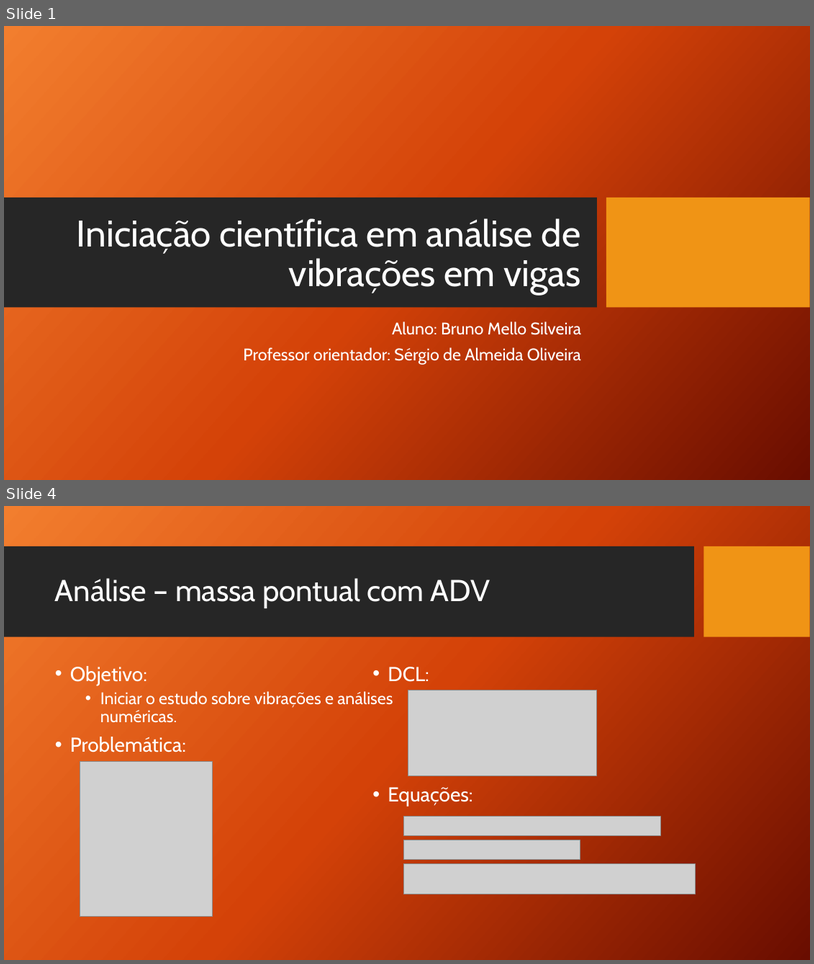
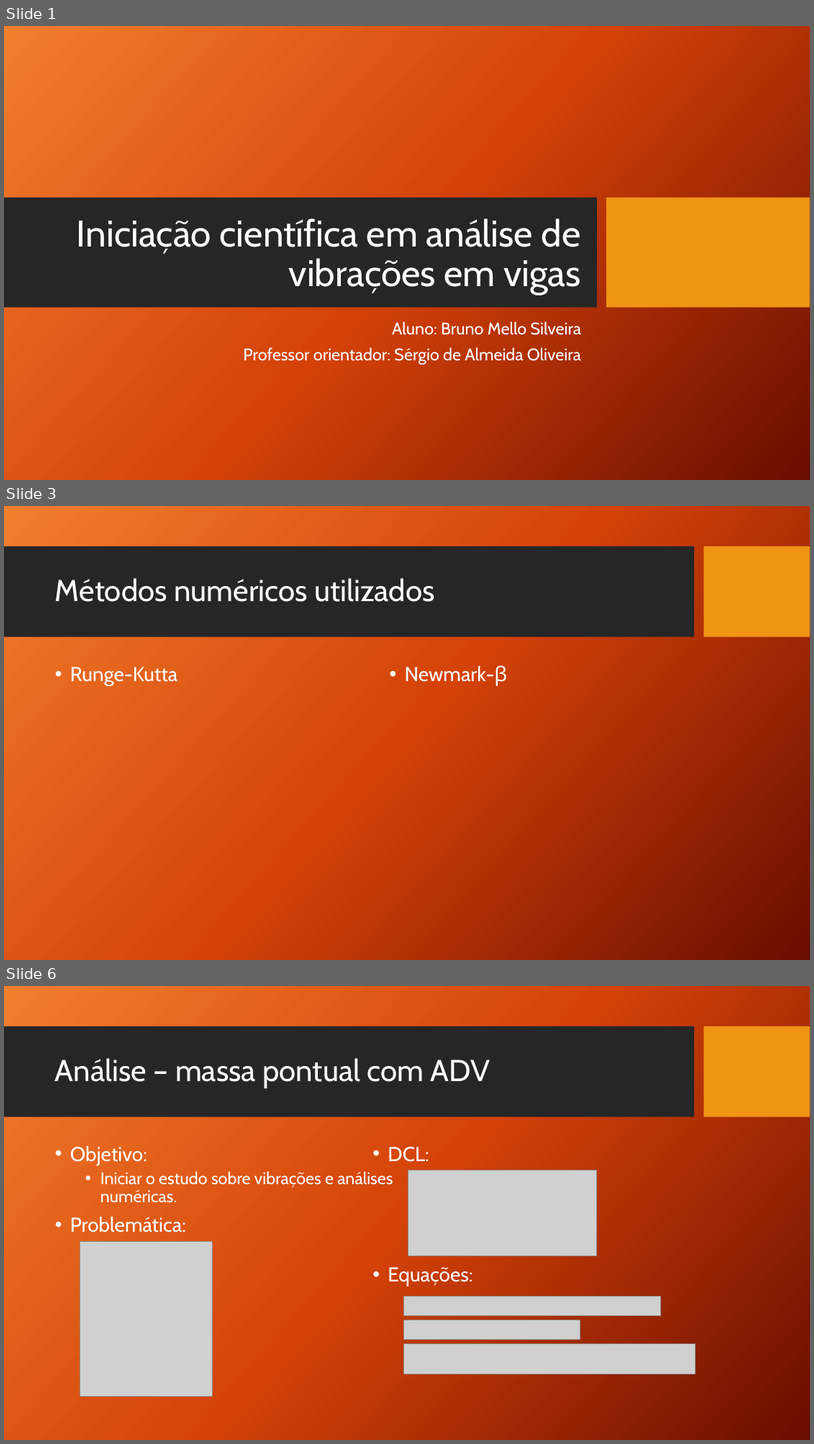
Before and after one commit to Meello/IC_Vibra-es, a slide deck: Apresentação/Iniciação científica em análise de vibrações em vigas.pptx. Shown one above the other, each under a label of ours: slides 1 and 4 before the commit, slides 1, 3 and 6 after it; the slides between them are not shown. The pictures are 814x964 and 814x1444 pixels, drawn with LibreOffice and Linux fonts; fonts in the diff are those of the drawing; grey boxes stand for pictures; background and template pictures are left out. Boxes give left, top, right and bottom in pixels: in the first picture for what was removed or moved away, otherwise in the second. Text is boxed around its words. In the diff, an @@ line names an element or a change of style, - is before the commit and + after.

```diff
--- a/Apresentação/Iniciação científica em análise de vibrações em vigas.pptx
+++ b/Apresentação/Iniciação científica em análise de vibrações em vigas.pptx
@@ slide 3 added at [4, 506, 810, 960], background picture (left out); not listed: 2 template elements that a slide beside it also shows @@
@@ title added at [55, 578, 435, 602], 36 pt, text #FFFFFF @@
+Métodos numéricos utilizados
@@ text added at [70, 667, 178, 686], 24 pt, text #FFFFFF @@
+• Runge-Kutta
@@ text added at [405, 665, 508, 686], 24 pt, text #FFFFFF @@
+• Newmark-β
@@ what was slide 4 is now slide 6 @@
```
Also in this commit, not shown: 4 slides changed, 4 other slides added, 3 other files.
